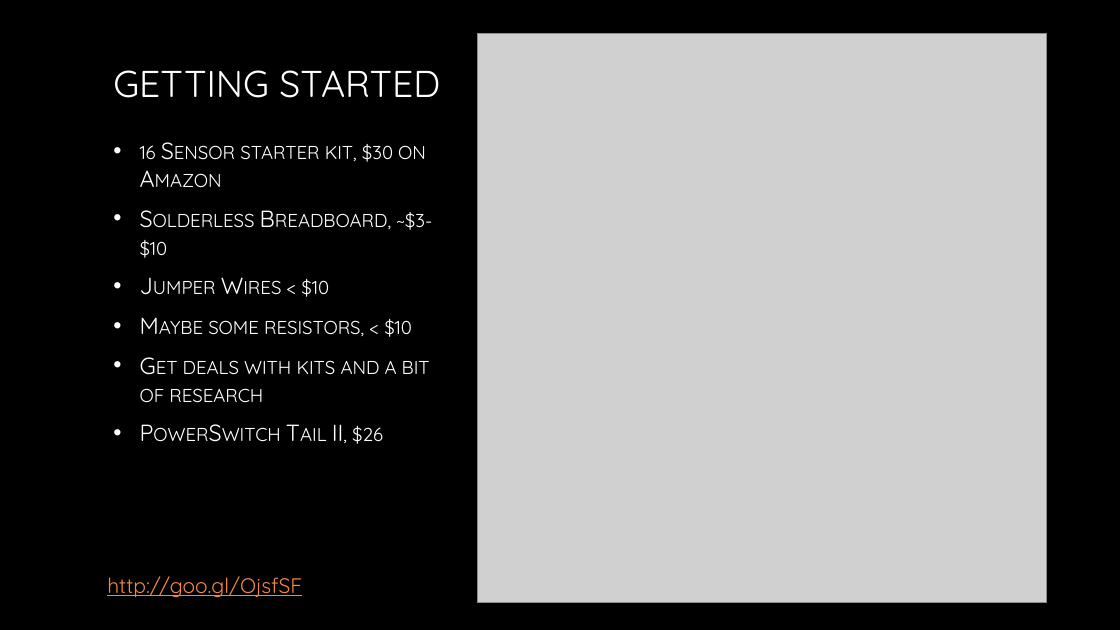
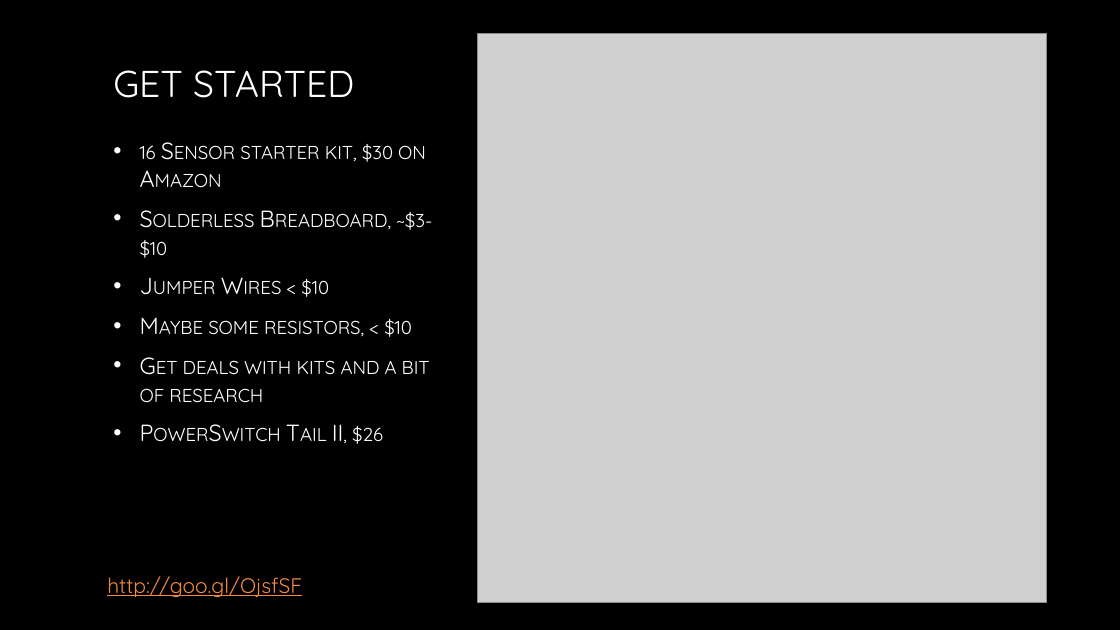
Before and after one commit to SgfPythonDevs/cboschert-iot-fermonitor, a slide deck: slide 18 of PresentationContent/PyDev_IoT_SlideDeck_Part2.pptx. Drawn at 1120x630 pixels with LibreOffice and Linux fonts; fonts in the diff are those of the drawing; grey boxes stand for pictures; background and template pictures are left out. Boxes give left, top, right and bottom in pixels: in the first picture for what was removed or moved away, otherwise in the second. Text is boxed around its words. In the diff, an @@ line names an element or a change of style, - is before the commit and + after.

```diff
--- a/PresentationContent/PyDev_IoT_SlideDeck_Part2.pptx
+++ b/PresentationContent/PyDev_IoT_SlideDeck_Part2.pptx
@@ title at <box>113,70,354,98</box>: text changed @@
-GETTING STARTED
+GET STARTED
```
Also in this commit, not shown: 1 other slide changed, 3 other files.
